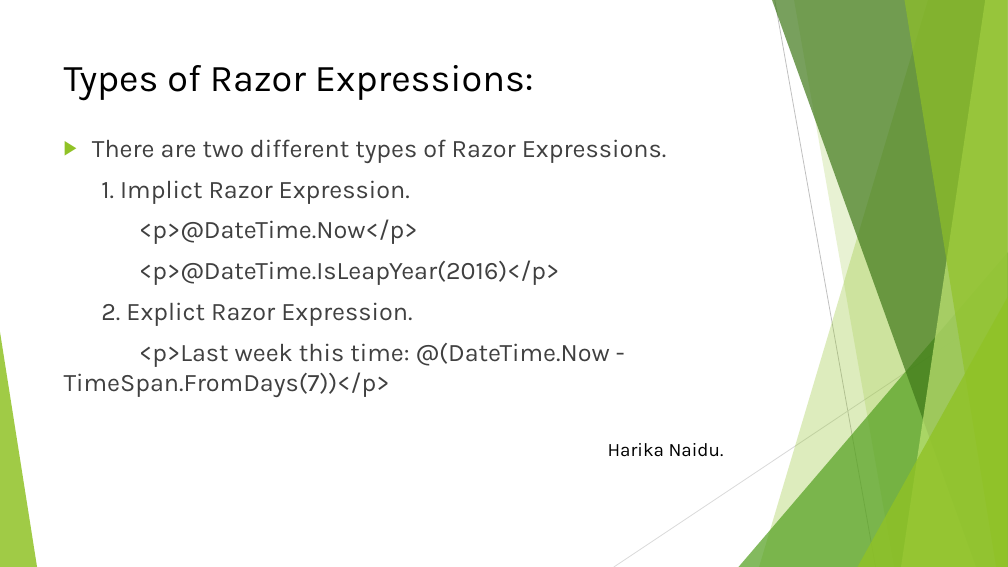
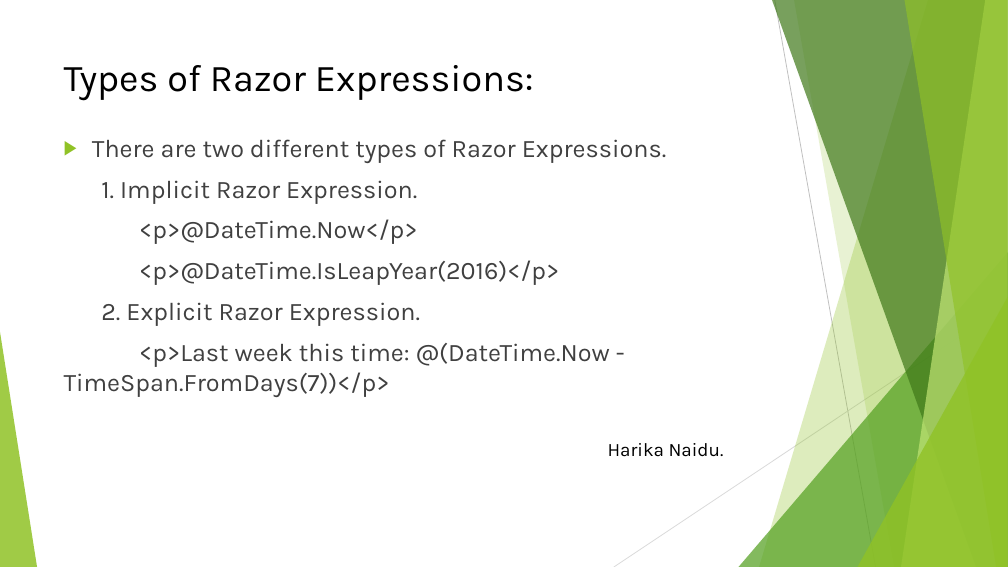
Before and after one commit to Harika1995/Razor-Views, a slide deck: slide 6 of Razor views.pptx. Drawn at 1008x567 pixels with LibreOffice and Linux fonts; fonts in the diff are those of the drawing. Boxes give left, top, right and bottom in pixels: in the first picture for what was removed or moved away, otherwise in the second. Text is boxed around its words. In the diff, an @@ line names an element or a change of style, - is before the commit and + after.

Commit message:
changes in my slides

```diff
--- a/Razor views.pptx
+++ b/Razor views.pptx
@@ text at bbox=[101, 180, 417, 204]: text changed @@
-1. Implict Razor Expression.
+1. Implicit Razor Expression.
@@ text at bbox=[101, 302, 420, 326]: text changed @@
-2. Explict Razor Expression.
+2. Explicit Razor Expression.
```
